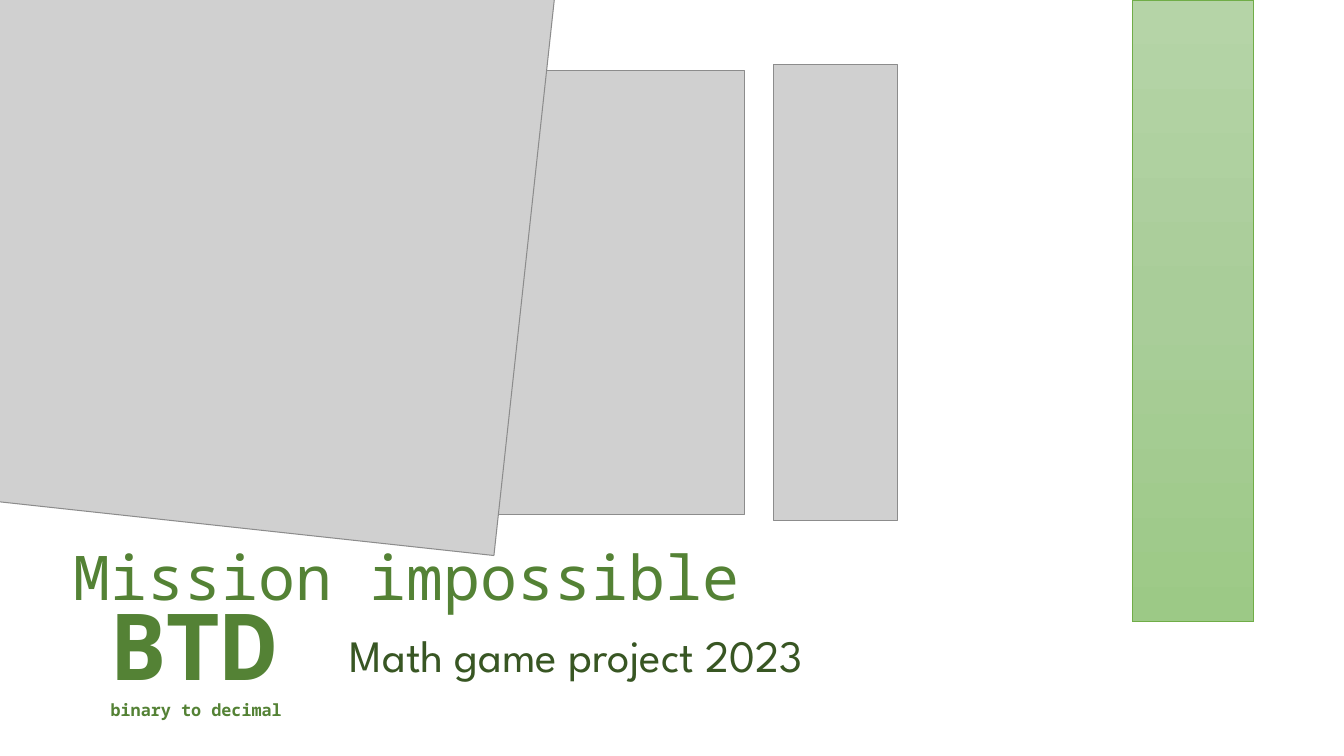
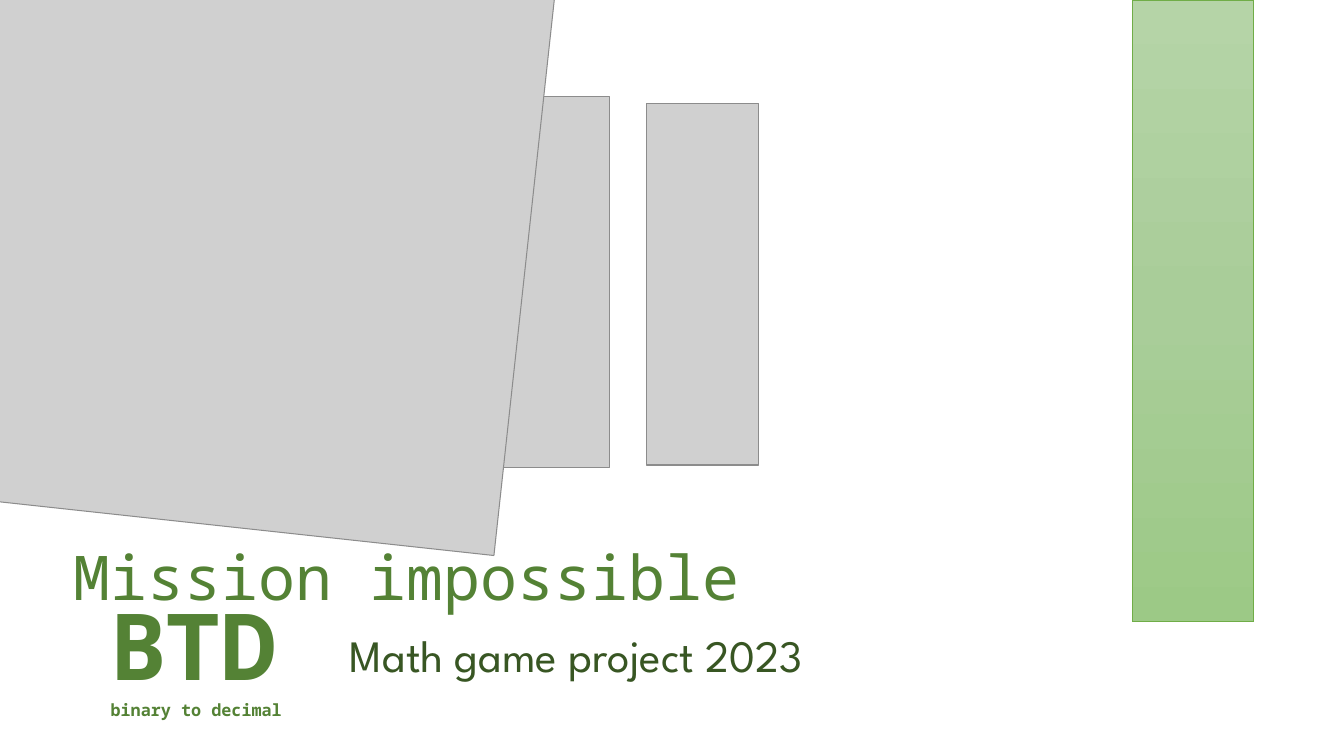
Before and after one commit to codingburgas/2223-9th-grade-sprint-math-games-mission-impossible, a slide deck: slide 1 of Documents/Mission impossible project presentation.pptx. Drawn at 1344x756 pixels with LibreOffice and Linux fonts; fonts in the diff are those of the drawing; grey boxes stand for pictures. Boxes give left, top, right and bottom in pixels: in the first picture for what was removed or moved away, otherwise in the second. Text is boxed around its words. In the diff, an @@ line names an element or a change of style, - is before the commit and + after.

```diff
--- a/Documents/Mission impossible project presentation.pptx
+++ b/Documents/Mission impossible project presentation.pptx
@@ picture removed at box(774, 65, 898, 521) @@
@@ picture: place and size @@
-picture at box(314, 71, 744, 515)
+picture at box(243, 97, 610, 468)
@@ picture added at box(646, 103, 759, 465) @@
```
Also in this commit, not shown: 1 other slide changed, 1 other file.
